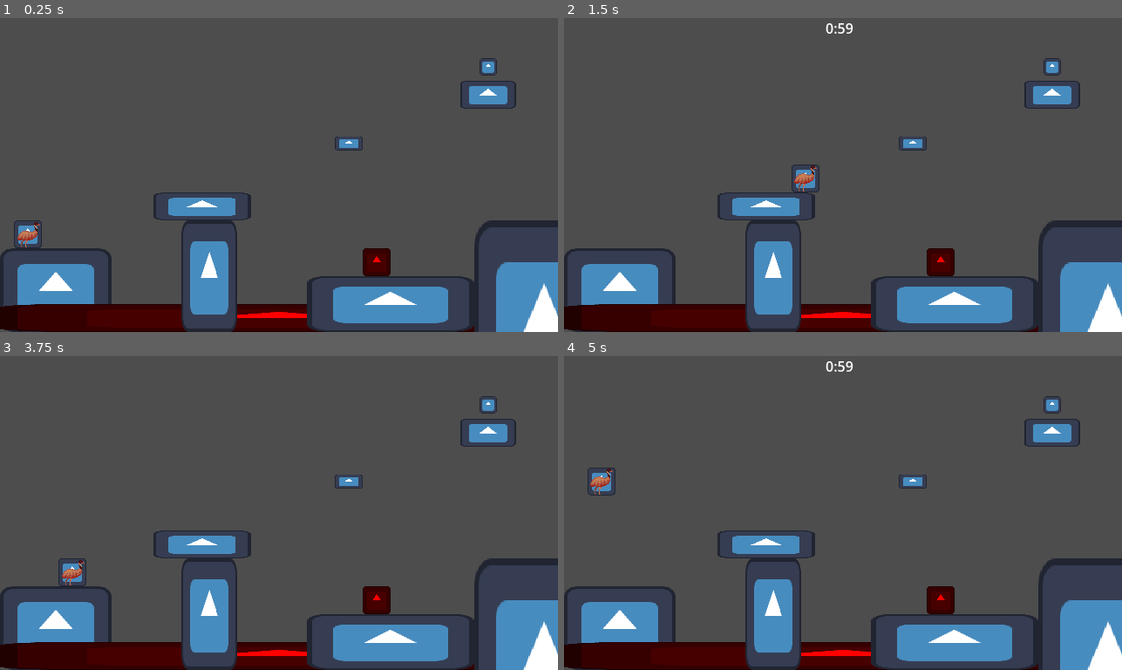
Above: before the commit, frames 1-4 (two rows, left to right).
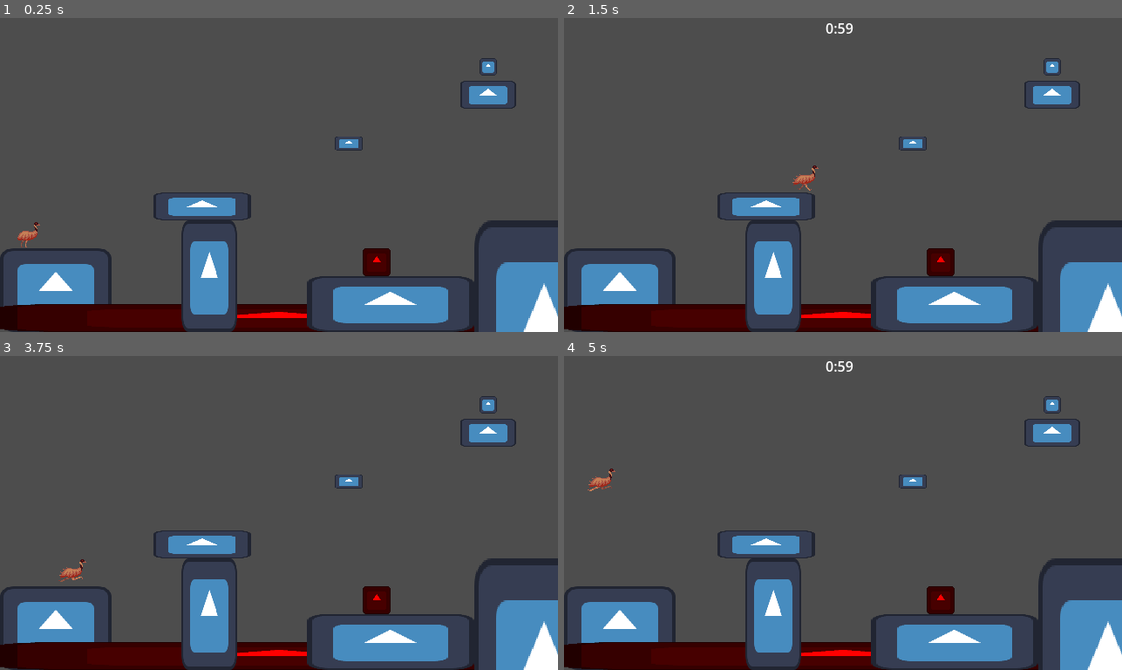
Above: after the commit, the same moments.

Repository: BK3000gamer/1-Minute-of-Wonderment
Game: Godot game, scene res://Scenes/test.tscn
The game is run twice, just before and just after one commit, with the same random seed, the same clock (stepped at 60 frames per second) and the same inputs. The engine's default icon, where the game draws it, is replaced by a stand-in: a white triangle on a blue panel in a dark square.
Inputs:
- Up to frame 1 (0.25 s): no input
- Up to frame 2 (1.5 s): tap Enter at 0.5 s; hold D (right) from 0.53 s (still down); tap Space (jump) at 0.77 s
- Up to frame 3 (3.75 s): tap Space (jump) at 1.52, 3.02 s; release D (right) at 2.03 s; hold A (left) 2.03-2.78 s; hold D (right) from 2.78 s (still down); tap R (reset) at 3.5 s
- Up to frame 4 (5 s): tap Space (jump) at 3.77, 4.52 s; release D (right) at 4.28 s; hold A (left) from 4.28 s (still down)

The runs differ from the first frame. In frame 1, 0.2% of the frame differs, in the area x 2-8%, y 64-74%; in frame 2, 0.2%, in the area x 40-46%, y 46-56%; in frame 3, 0.2%; in frame 4, 0.2%.

Commit message:
animations

Diff:
--- a/Scenes/emu.tscn
+++ b/Scenes/emu.tscn
@@ -1,17 +1,77 @@
-[gd_scene load_steps=4 format=3 uid="uid://dl81u60vberkb"]
+[gd_scene format=3 uid="uid://dl81u60vberkb"]
 
 [ext_resource type="Script" uid="uid://bhbpp0uah4x2i" path="res://Scripts/emu.gd" id="1_1337g"]
-[ext_resource type="Texture2D" uid="uid://c27elp05kgt8m" path="res://icon.svg" id="2_r4csc"]
+[ext_resource type="Texture2D" uid="uid://bb07ns4knm822" path="res://Sprites/Idle/idle01.png" id="2_y5w3b"]
+[ext_resource type="Texture2D" uid="uid://d1f75h2ajhi16" path="res://Sprites/Idle/idle02.png" id="3_mnhy4"]
+[ext_resource type="Texture2D" uid="uid://d2dlotwnycyeu" path="res://Sprites/Run/run03.png" id="4_vi5af"]
+[ext_resource type="Texture2D" uid="uid://c1xf0vsp4lkvy" path="res://Sprites/Run/run04.png" id="5_2murm"]
+[ext_resource type="Texture2D" uid="uid://d27db32ljlqte" path="res://Sprites/Run/run05.png" id="6_yanj4"]
+[ext_resource type="Texture2D" uid="uid://vth31is6ad3t" path="res://Sprites/Run/run06.png" id="7_b3pbu"]
+[ext_resource type="Texture2D" uid="uid://dyeybeo5xsnur" path="res://Sprites/Run/run01.png" id="8_cacmj"]
+[ext_resource type="Texture2D" uid="uid://b53f5xk31o0tu" path="res://Sprites/Run/run02.png" id="9_loaif"]
+[ext_resource type="Texture2D" uid="uid://drb45uvkbo3r3" path="res://Sprites/Run/run07.png" id="10_54evu"]
+[ext_resource type="Texture2D" uid="uid://bum7hb7gdj1sr" path="res://Sprites/Run/run08.png" id="11_3t7pf"]
 
 [sub_resource type="RectangleShape2D" id="RectangleShape2D_r6rt5"]
 size = Vector2(32, 32)
 
-[node name="Emu" type="CharacterBody2D"]
+[sub_resource type="SpriteFrames" id="SpriteFrames_k3tqq"]
+animations = [{
+"frames": [{
+"duration": 2.0,
+"texture": ExtResource("2_y5w3b")
+}, {
+"duration": 2.0,
+"texture": ExtResource("3_mnhy4")
+}],
+"loop": true,
+"name": &"Idle",
+"speed": 5.0
+}, {
+"frames": [{
+"duration": 1.0,
+"texture": ExtResource("6_yanj4")
+}],
+"loop": true,
+"name": &"Jump",
+"speed": 5.0
+}, {
+"frames": [{
+"duration": 1.0,
+"texture": ExtResource("8_cacmj")
+}, {
+"duration": 1.0,
+"texture": ExtResource("9_loaif")
+}, {
+"duration": 1.0,
+"texture": ExtResource("4_vi5af")
+}, {
+"duration": 1.0,
+"texture": ExtResource("5_2murm")
+}, {
+"duration": 1.0,
+"texture": ExtResource("6_yanj4")
+}, {
+"duration": 1.0,
+"texture": ExtResource("7_b3pbu")
+}, {
+"duration": 1.0,
+"texture": ExtResource("10_54evu")
+}, {
+"duration": 1.0,
+"texture": ExtResource("11_3t7pf")
+}],
+"loop": true,
+"name": &"Run",
+"speed": 5.0
+}]
+
+[node name="Emu" type="CharacterBody2D" unique_id=1826823053]
 script = ExtResource("1_1337g")
 
-[node name="CollisionShape2D" type="CollisionShape2D" parent="."]
+[node name="CollisionShape2D" type="CollisionShape2D" parent="." unique_id=1998732099]
 shape = SubResource("RectangleShape2D_r6rt5")
 
-[node name="Sprite2D" type="Sprite2D" parent="."]
-scale = Vector2(0.25, 0.25)
-texture = ExtResource("2_r4csc")
+[node name="AnimatedSprite2D" type="AnimatedSprite2D" parent="." unique_id=1795259413]
+sprite_frames = SubResource("SpriteFrames_k3tqq")
+animation = &"Jump"
--- a/Scenes/test.tscn
+++ b/Scenes/test.tscn
@@ -8,85 +8,11 @@
 [ext_resource type="PackedScene" uid="uid://cr4s35bk2t2ea" path="res://Scenes/platform.tscn" id="3_qc4db"]
 [ext_resource type="PackedScene" uid="uid://bmaseovuaexvq" path="res://Scenes/room.tscn" id="4_ys1qc"]
 [ext_resource type="PackedScene" uid="uid://br58bq2w5rfyp" path="res://Scenes/spike.tscn" id="5_i3aeo"]
-[ext_resource type="Texture2D" uid="uid://bb07ns4knm822" path="res://Sprites/Idle/idle01.png" id="6_3nkef"]
 [ext_resource type="Texture2D" uid="uid://c27elp05kgt8m" path="res://icon.svg" id="6_5wyu1"]
 [ext_resource type="PackedScene" uid="uid://bnupcupo4t06u" path="res://Scenes/breaking_platform.tscn" id="7_5wyu1"]
-[ext_resource type="Texture2D" uid="uid://d1f75h2ajhi16" path="res://Sprites/Idle/idle02.png" id="7_vpf1r"]
-[ext_resource type="Texture2D" uid="uid://d2dlotwnycyeu" path="res://Sprites/Run/run03.png" id="8_m64o6"]
-[ext_resource type="Texture2D" uid="uid://c1xf0vsp4lkvy" path="res://Sprites/Run/run04.png" id="9_55gk5"]
-[ext_resource type="Texture2D" uid="uid://d27db32ljlqte" path="res://Sprites/Run/run05.png" id="10_dnpbo"]
 [ext_resource type="PackedScene" uid="uid://c0okii45uhn2y" path="res://Scenes/clock.tscn" id="10_iaow0"]
-[ext_resource type="Texture2D" uid="uid://vth31is6ad3t" path="res://Sprites/Run/run06.png" id="11_pkh07"]
-[ext_resource type="Texture2D" path="res://New folder/Run/run01.png" id="12_2jg6l"]
 [ext_resource type="PackedScene" uid="uid://bk5j5n3ioxs03" path="res://Scenes/water.tscn" id="12_yb21e"]
 [ext_resource type="PackedScene" uid="uid://brmmgi5qnoluf" path="res://Scenes/falling_platform.tscn" id="13_aees8"]
-[ext_resource type="Texture2D" path="res://New folder/Run/run02.png" id="13_nlfrn"]
-[ext_resource type="Texture2D" path="res://New folder/Run/run03.png" id="14_j44qy"]
-[ext_resource type="Texture2D" path="res://New folder/Run/run04.png" id="15_ipur1"]
-[ext_resource type="Texture2D" path="res://New folder/Run/run05.png" id="16_4fddv"]
-[ext_resource type="Texture2D" path="res://New folder/Run/run06.png" id="17_wqbs1"]
-[ext_resource type="Texture2D" path="res://New folder/Run/run07.png" id="18_051wo"]
-[ext_resource type="Texture2D" path="res://New folder/Run/run08.png" id="19_yn8tc"]
-
-[sub_resource type="SpriteFrames" id="SpriteFrames_66mtb"]
-animations = [{
-"frames": [{
-"duration": 2.0,
-"texture": ExtResource("6_3nkef")
-}, {
-"duration": 2.0,
-"texture": ExtResource("7_vpf1r")
-}],
-"loop": true,
-"name": &"Idle",
-"speed": 5.0
-}, {
-"frames": [{
-"duration": 2.0,
-"texture": ExtResource("8_m64o6")
-}, {
-"duration": 2.0,
-"texture": ExtResource("9_55gk5")
-}, {
-"duration": 2.0,
-"texture": ExtResource("10_dnpbo")
-}, {
-"duration": 2.0,
-"texture": ExtResource("11_pkh07")
-}],
-"loop": true,
-"name": &"Jump",
-"speed": 5.0
-}, {
-"frames": [{
-"duration": 2.0,
-"texture": ExtResource("12_2jg6l")
-}, {
-"duration": 2.0,
-"texture": ExtResource("13_nlfrn")
-}, {
-"duration": 2.0,
-"texture": ExtResource("14_j44qy")
-}, {
-"duration": 2.0,
-"texture": ExtResource("15_ipur1")
-}, {
-"duration": 2.0,
-"texture": ExtResource("16_4fddv")
-}, {
-"duration": 2.0,
-"texture": ExtResource("17_wqbs1")
-}, {
-"duration": 2.0,
-"texture": ExtResource("18_051wo")
-}, {
-"duration": 2.0,
-"texture": ExtResource("19_yn8tc")
-}],
-"loop": true,
-"name": &"Run",
-"speed": 5.0
-}]
 
 [sub_resource type="RectangleShape2D" id="RectangleShape2D_ys1qc"]
 size = Vector2(128, 96)
@@ -182,11 +108,6 @@
 jumpTimeToDecent = 0.249999999999992
 jumpBufferTime = 0.0499999999999984
 coyoteTime = 0.0499999999999984
-
-[node name="AnimatedSprite2D" type="AnimatedSprite2D" parent="Emu" unique_id=671707036]
-sprite_frames = SubResource("SpriteFrames_66mtb")
-animation = &"Jump"
-autoplay = "Idle"
 
 [node name="Camera2D" type="Camera2D" parent="." unique_id=220252160]
 position = Vector2(320, 180)
--- a/Scripts/emu.gd
+++ b/Scripts/emu.gd
@@ -11,6 +11,8 @@
 @export var jumpTimeToDecent: float
 @export var jumpBufferTime: float
 @export var coyoteTime: float
+
+@onready var sprite := $AnimatedSprite2D
 
 var InputDir: float = 0.0
 var Speed: float
@@ -101,13 +103,13 @@
 
 	match CurrentState:
 		States.Idle:
-			return
+			sprite.play("Idle")
 		States.Run:
-			return
+			sprite.play("Run")
 		States.Jump:
-			return
+			sprite.play("Jump")
 		States.Fall:
-			return
+			sprite.play("Jump")
 
 func _change_state(NewState: States) -> void:
 	CurrentState = NewState
